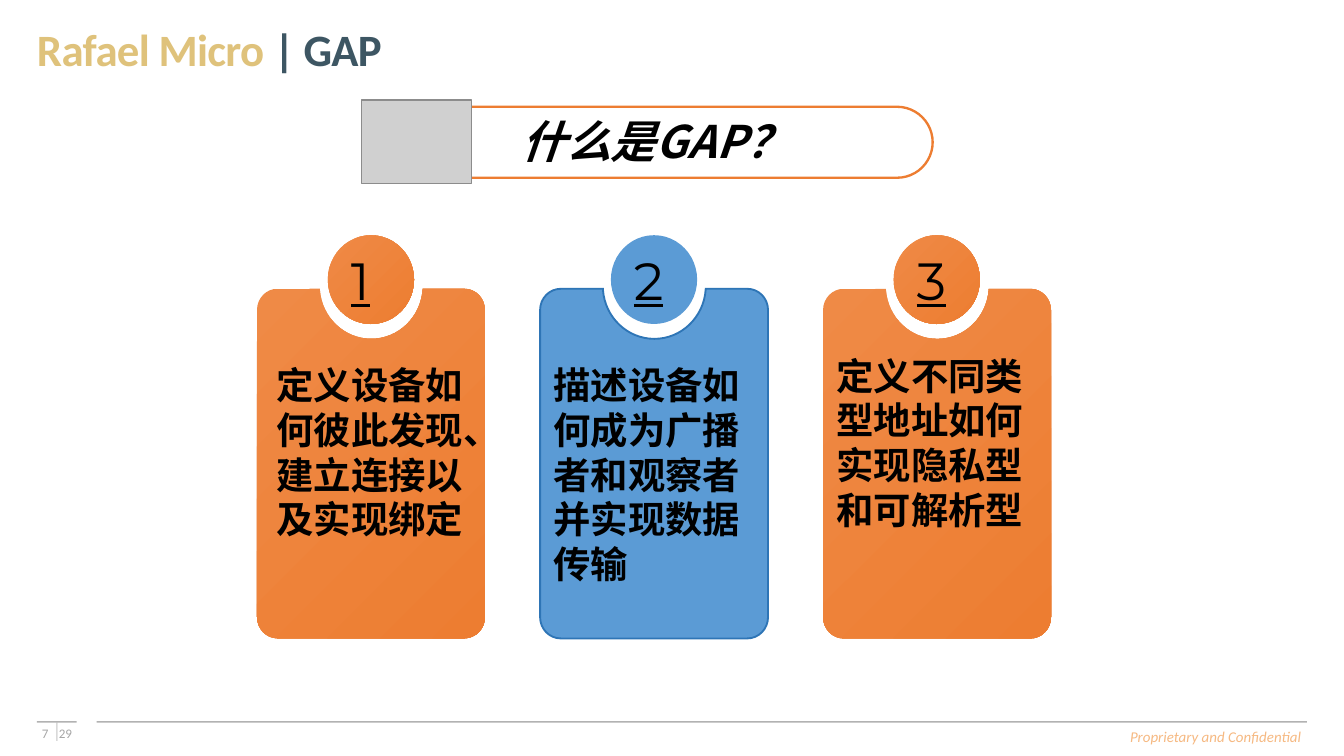
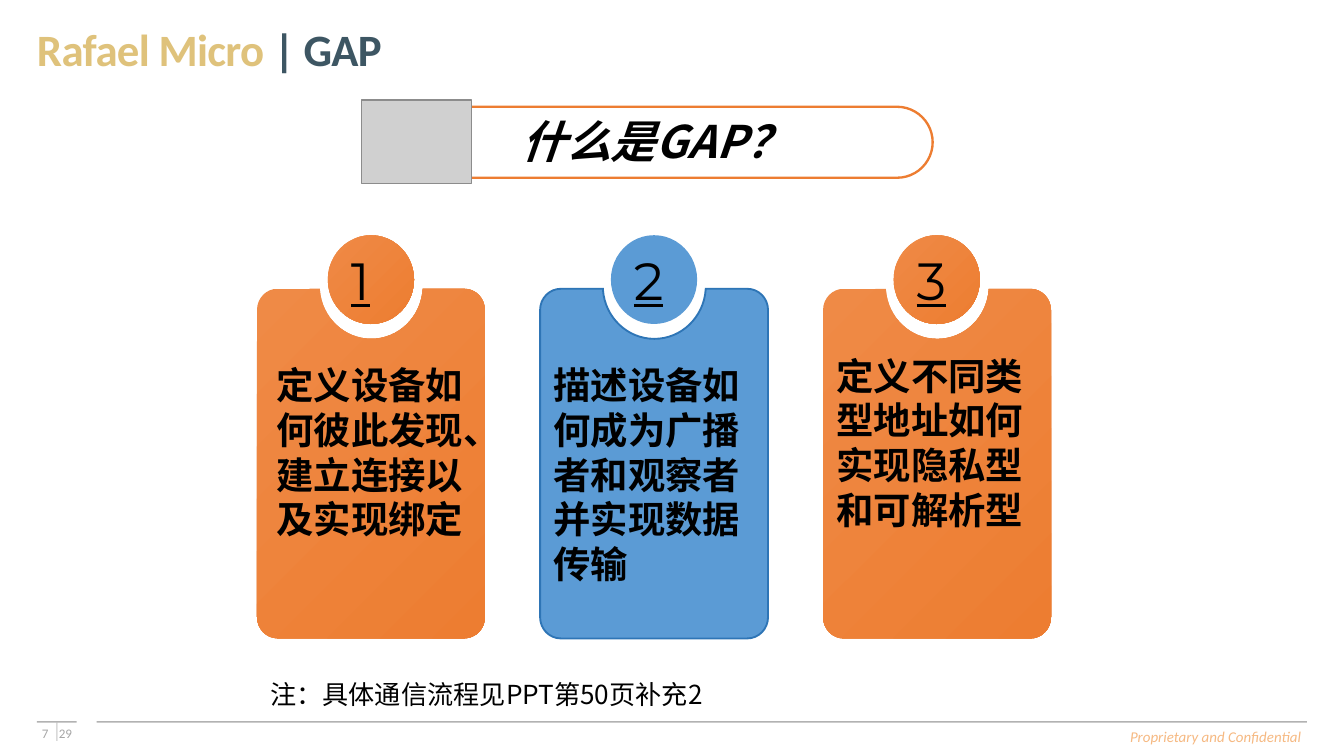
Before and after one commit to SimonLee584/rt58x_alpha_training_maindev, a slide deck: slide 7 of Meeting_Doc/Part-II_Ble_Spec/BLE学习报告(许浩彬).pptx. Drawn at 1344x756 pixels with LibreOffice and Linux fonts; fonts in the diff are those of the drawing; grey boxes stand for pictures; background and template pictures are left out. Boxes give left, top, right and bottom in pixels: in the first picture for what was removed or moved away, otherwise in the second. Text is boxed around its words. In the diff, an @@ line names an element or a change of style, - is before the commit and + after.

```diff
--- a/Meeting_Doc/Part-II_Ble_Spec/BLE学习报告(许浩彬).pptx
+++ b/Meeting_Doc/Part-II_Ble_Spec/BLE学习报告(许浩彬).pptx
@@ text added at [270,682,702,707], 14 pt, text #000000 @@
+注：具体通信流程见PPT第50页补充2
```
Also in this commit, not shown: 4 other slides changed, 5 slides added.
